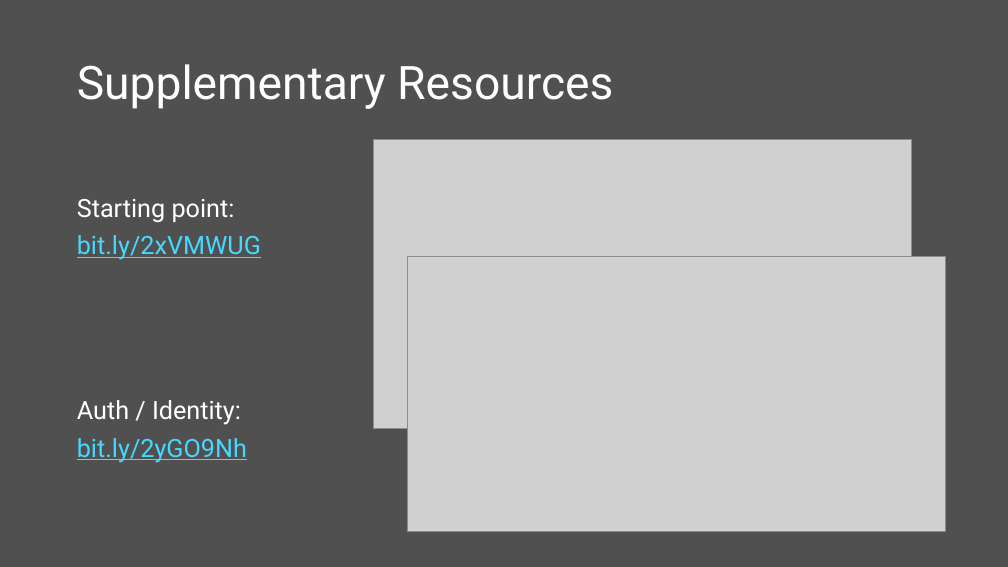
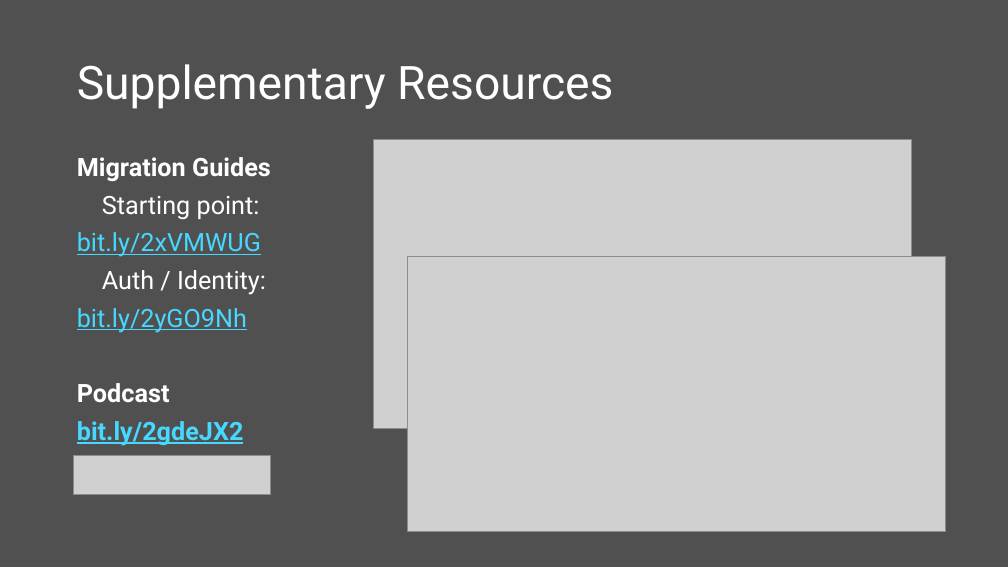
Before and after one commit to scottaddie/slide-decks, a slide deck: slide 14 of Whats New in ASP.NET Core 2.0.pptx. Drawn at 1008x567 pixels with LibreOffice and Linux fonts; fonts in the diff are those of the drawing; grey boxes stand for pictures. Boxes give left, top, right and bottom in pixels: in the first picture for what was removed or moved away, otherwise in the second. Text is boxed around its words. In the diff, an @@ line names an element or a change of style, - is before the commit and + after.

Commit message:
Add podcast link

```diff
--- a/Whats New in ASP.NET Core 2.0.pptx
+++ b/Whats New in ASP.NET Core 2.0.pptx
@@ text at bbox=[77, 157, 271, 181]: paragraph added @@
+Migration Guides
@@ text at bbox=[77, 383, 244, 446]: paragraphs added @@
+Podcast
+bit.ly/2gdeJX2
@@ picture added at bbox=[73, 455, 270, 495] @@
```
